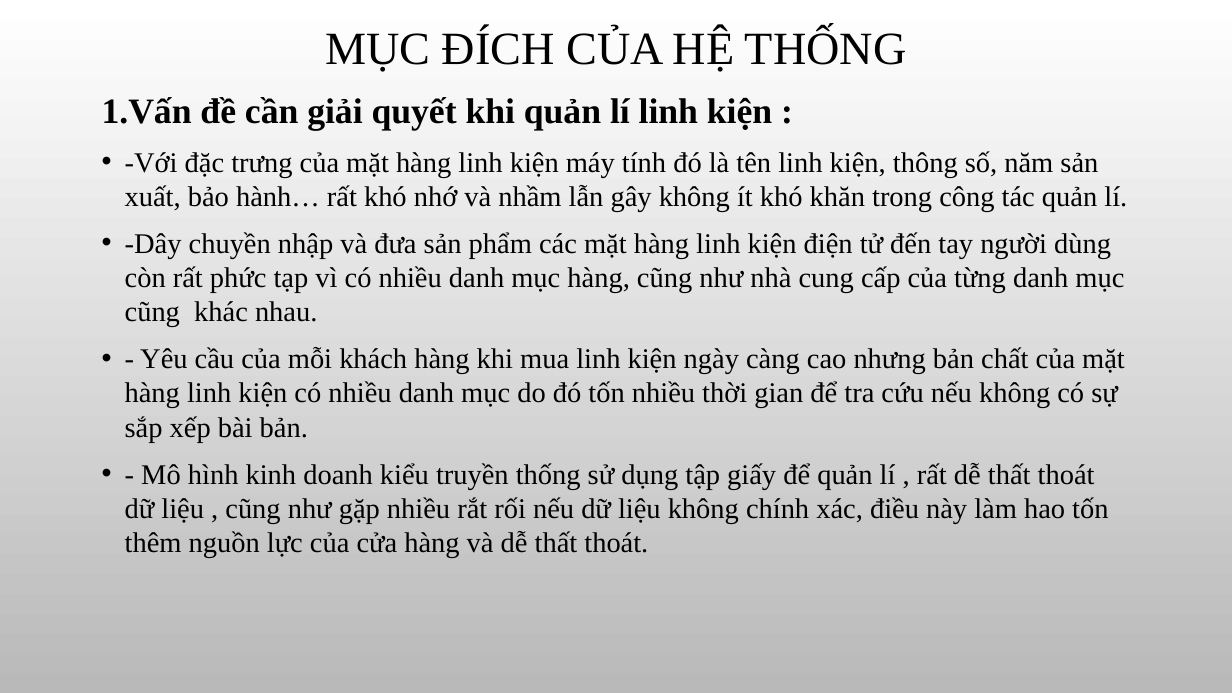
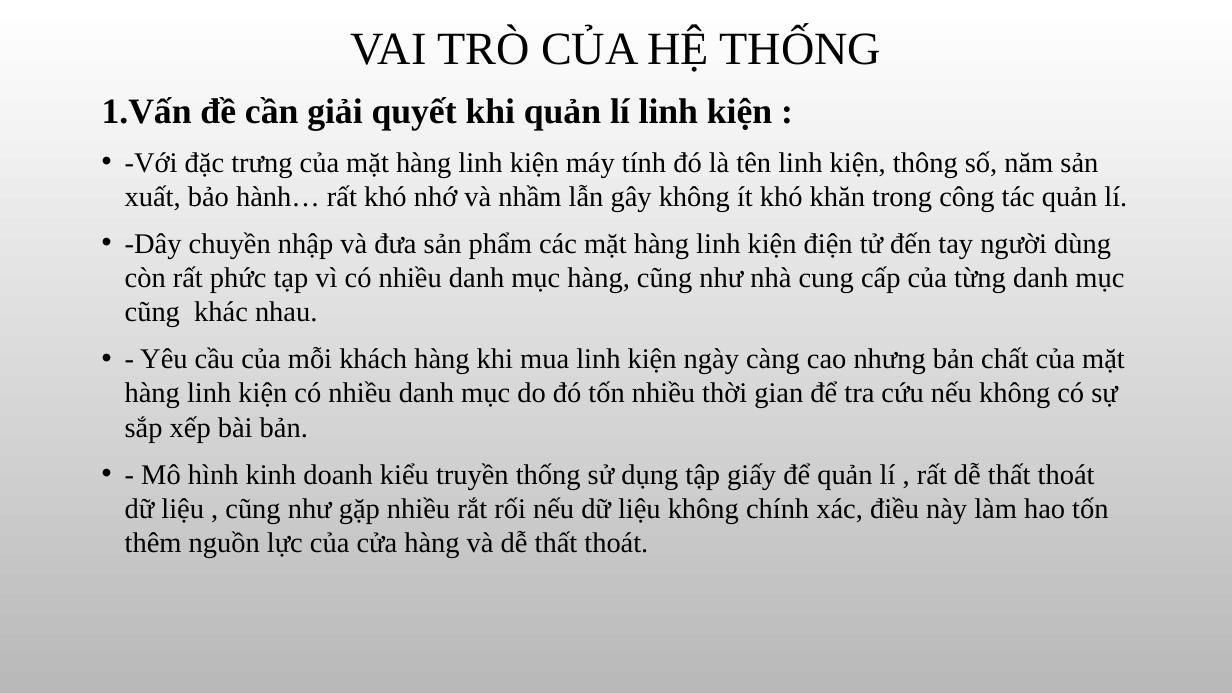
Before and after one commit to thienqnpro02/school, a slide deck: slide 4 of HT_QLLINHKIEN/Báo cáo thực tập.pptx (slide 2 before the commit). Drawn at 1232x693 pixels with LibreOffice and Linux fonts; fonts in the diff are those of the drawing; background and template pictures are left out. Boxes give left, top, right and bottom in pixels: in the first picture for what was removed or moved away, otherwise in the second. Text is boxed around its words. In the diff, an @@ line names an element or a change of style, - is before the commit and + after.

```diff
--- a/HT_QLLINHKIEN/Báo cáo thực tập.pptx
+++ b/HT_QLLINHKIEN/Báo cáo thực tập.pptx
@@ title at [350,28,882,72]: text changed @@
-MỤC ĐÍCH CỦA HỆ THỐNG
+VAI TRÒ CỦA HỆ THỐNG
```
Also in this commit, not shown: 4 other slides changed, 9 slides added, 1 slide removed, 4 other files.
